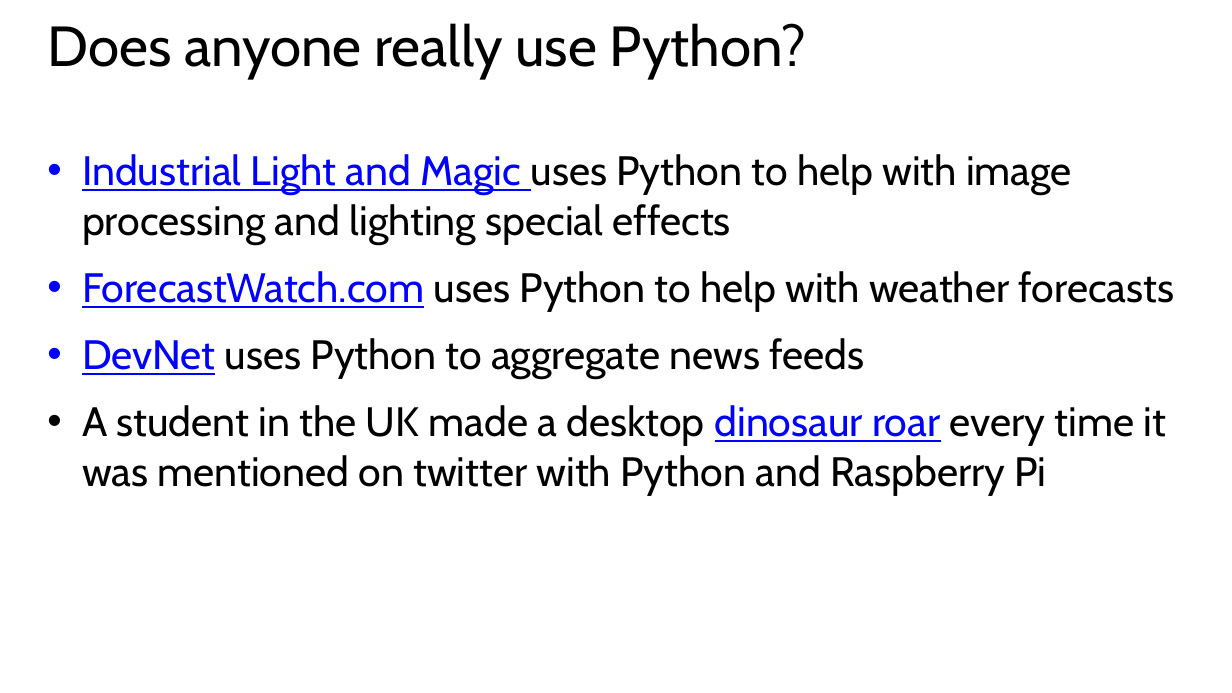
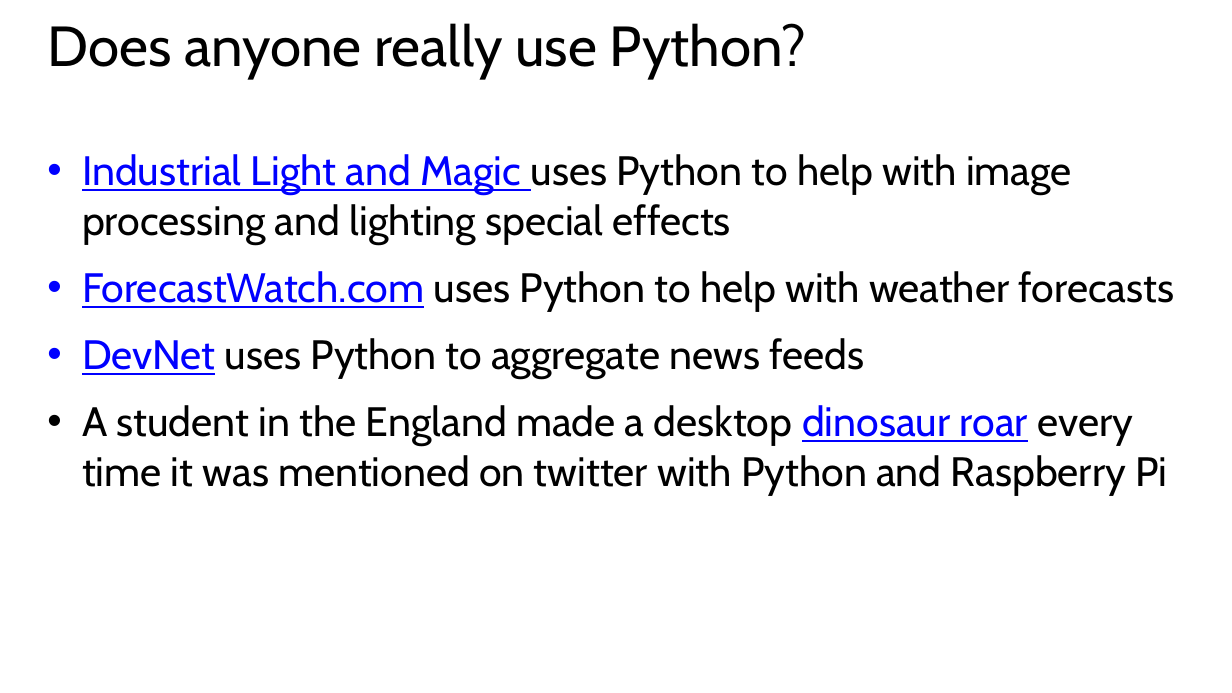
Before and after one commit to GeekTrainer/Introduction-Programming-Python, a slide deck: slide 12 of Office Docs/1 Getting Started.pptx. Drawn at 1232x693 pixels with LibreOffice and Linux fonts; fonts in the diff are those of the drawing. Boxes give left, top, right and bottom in pixels: in the first picture for what was removed or moved away, otherwise in the second. Text is boxed around its words. In the diff, an @@ line names an element or a change of style, - is before the commit and + after.

Commit message:
Slide updates

```diff
--- a/Office Docs/1 Getting Started.pptx
+++ b/Office Docs/1 Getting Started.pptx
@@ text at bbox=[82, 405, 1167, 496]: text changed @@
-• A student in the UK made a desktop dinosaur roar every time it was mentioned on twitter with Python and Raspberry Pi
+• A student in the England made a desktop dinosaur roar every time it was mentioned on twitter with Python and Raspberry Pi
```
Also in this commit, not shown: 1 other file.
